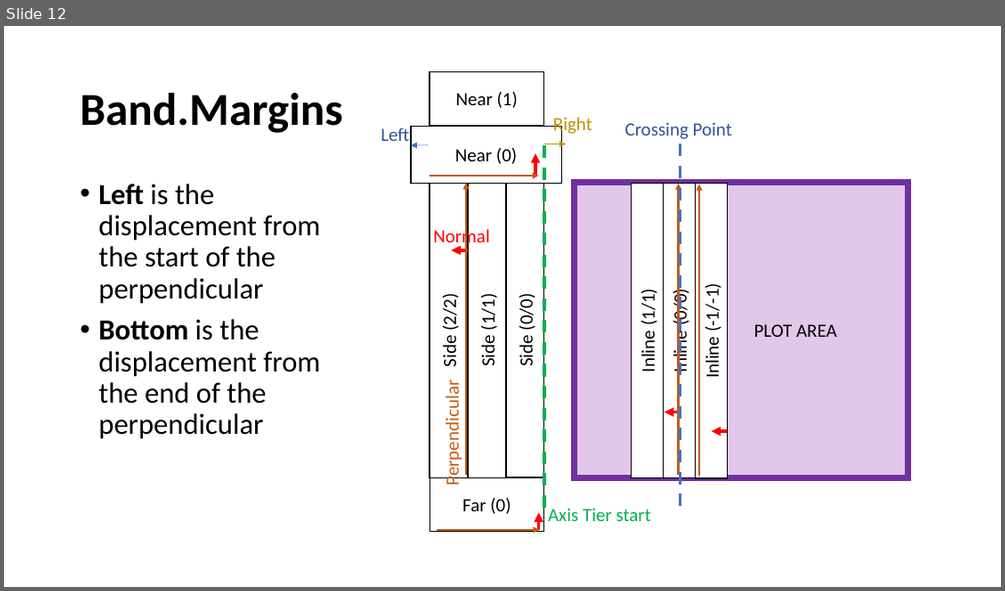
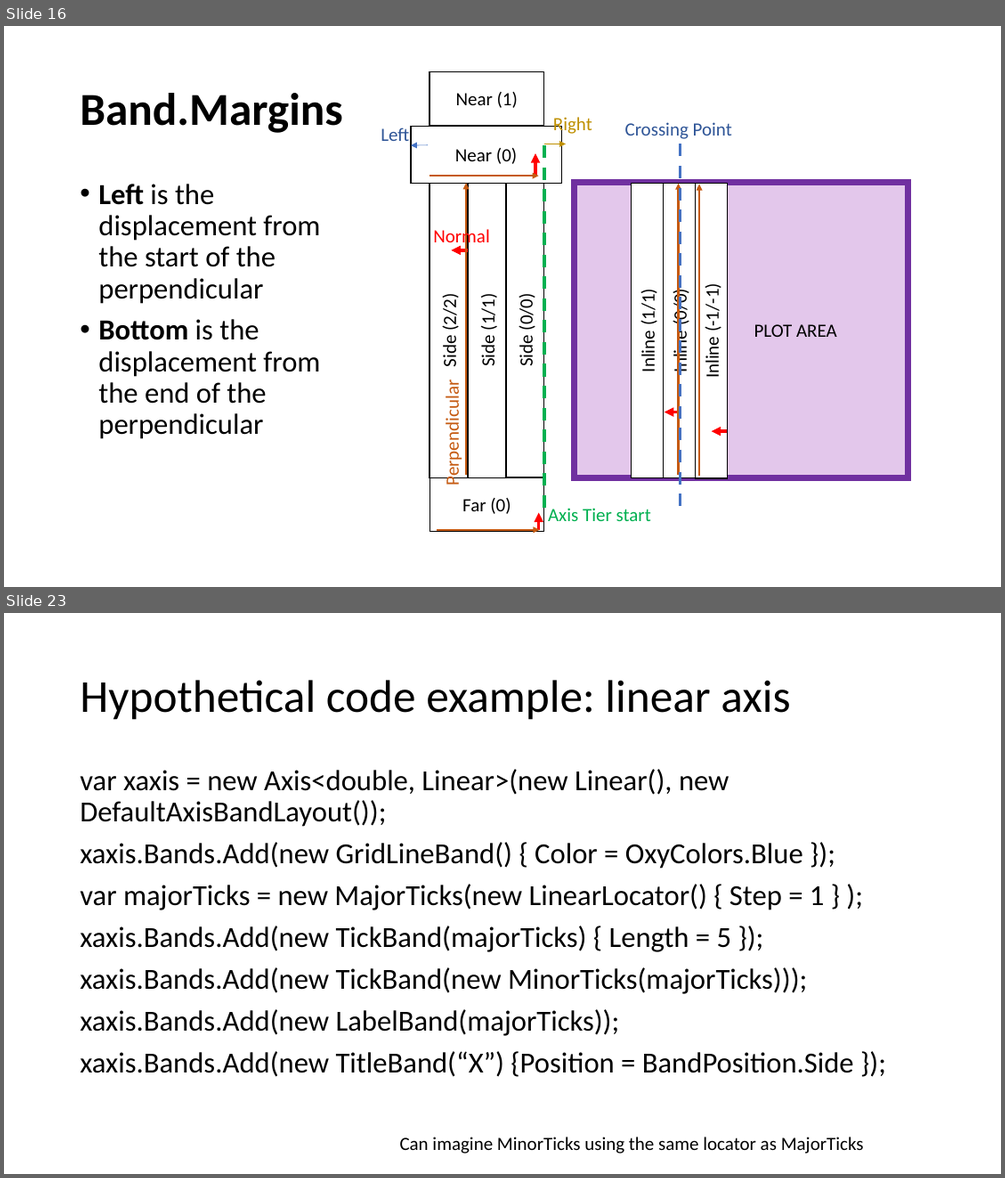
Before and after one commit to VisualMelon/oxyplot, a slide deck: Source/OxyPlot/Axes/ComposableAxis/Composable Axis.pptx. Shown one above the other, each under a label of ours: slide 12 before the commit, slides 16 and 23 after it; the slides between them are not shown. The pictures are 1005x591 and 1005x1178 pixels, drawn with LibreOffice and Linux fonts; fonts in the diff are those of the drawing. Boxes give left, top, right and bottom in pixels: in the first picture for what was removed or moved away, otherwise in the second. Text is boxed around its words. In the diff, an @@ line names an element or a change of style, - is before the commit and + after.

```diff
--- a/Source/OxyPlot/Axes/ComposableAxis/Composable Axis.pptx
+++ b/Source/OxyPlot/Axes/ComposableAxis/Composable Axis.pptx
@@ slide 23 added at box(4, 613, 1001, 1174), background #FFFFFF @@
@@ title added at box(80, 680, 790, 720), 44 pt, text #000000 @@
+Hypothetical code example: linear axis
@@ text added at box(80, 769, 854, 1077), 28 pt, text #000000 @@
+var xaxis = new Axis<double, Linear>(new Linear(), new DefaultAxisBandLayout());
+xaxis.Bands.Add(new GridLineBand() { Color = OxyColors.Blue });
+var majorTicks = new MajorTicks(new LinearLocator() { Step = 1 } );
+xaxis.Bands.Add(new TickBand(majorTicks) { Length = 5 });
+xaxis.Bands.Add(new TickBand(new MinorTicks(majorTicks)));
+xaxis.Bands.Add(new LabelBand(majorTicks));
+xaxis.Bands.Add(new TitleBand(“X”) {Position = BandPosition.Side });
@@ text added at box(400, 1136, 864, 1153), 18 pt, text #000000 @@
+Can imagine MinorTicks using the same locator as MajorTicks
@@ what was slide 12 is now slide 16 @@
```
Also in this commit, not shown: 7 slides changed, 7 other slides added.
